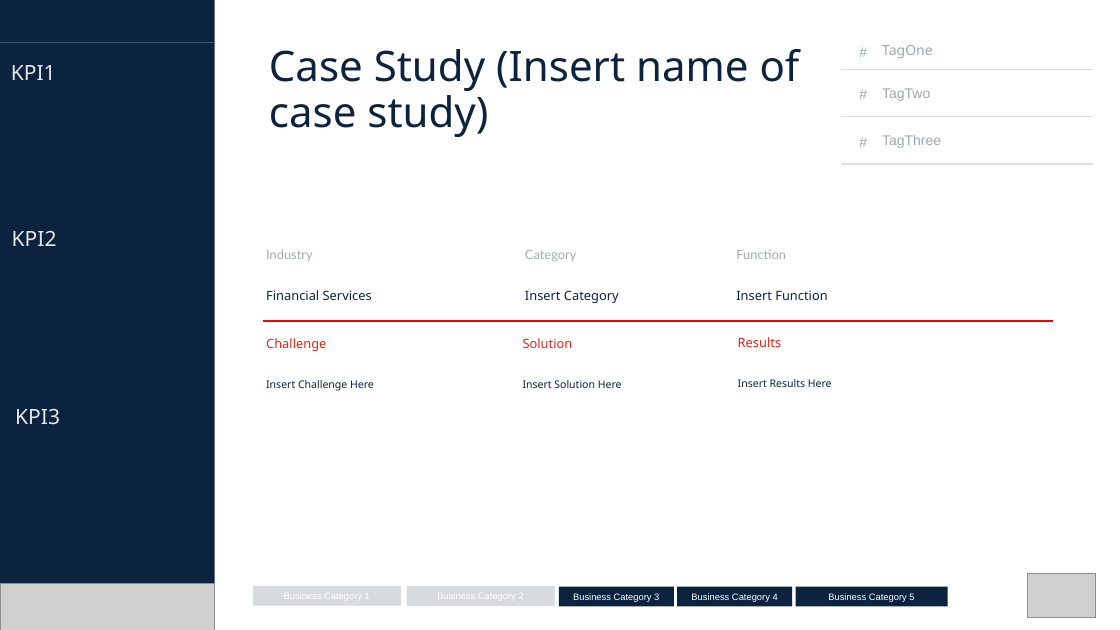
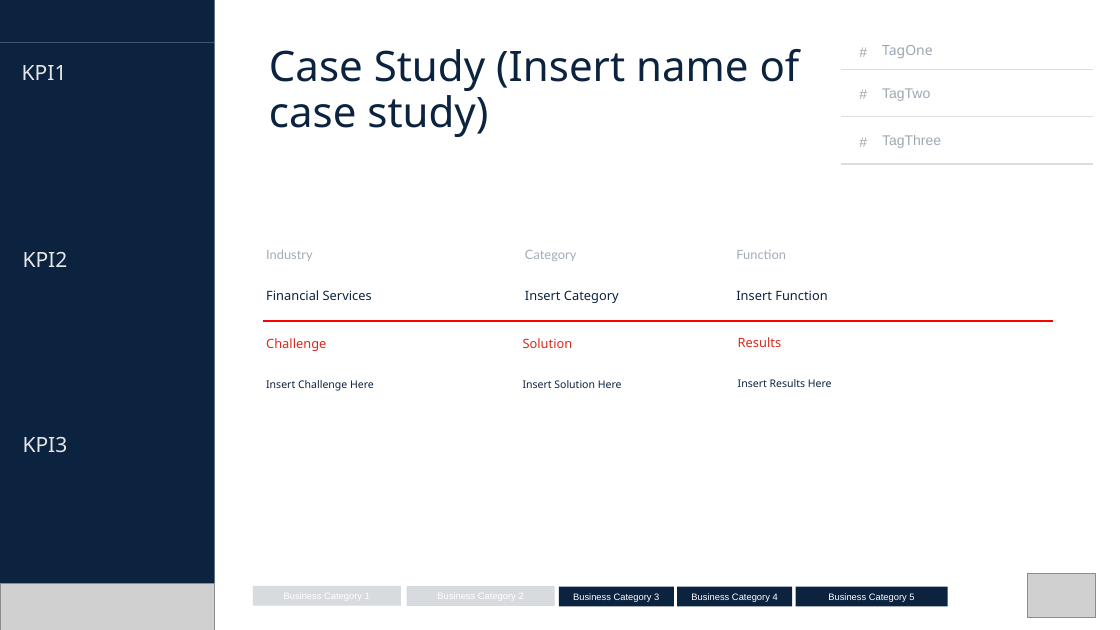
Before and after one commit to rohon95boss/bip_case_studies, a slide deck: slide 1 of templates/BIP_MCG_Case Study_Insert Case Study Name.pptx. Drawn at 1120x630 pixels with LibreOffice and Linux fonts; fonts in the diff are those of the drawing; grey boxes stand for pictures. Boxes give left, top, right and bottom in pixels: in the first picture for what was removed or moved away, otherwise in the second. Text is boxed around its words. In the diff, an @@ line names an element or a change of style, - is before the commit and + after.

Commit message:
Update: refreshed PPT template for case study automation

```diff
--- a/templates/BIP_MCG_Case Study_Insert Case Study Name.pptx
+++ b/templates/BIP_MCG_Case Study_Insert Case Study Name.pptx
@@ text "KPI1": place and size @@
-text "KPI1" at (11, 65, 56, 80)
+text "KPI1" at (22, 65, 67, 80)
@@ text "KPI2": place and size @@
-text "KPI2" at (12, 231, 57, 246)
+text "KPI2" at (23, 252, 68, 267)
@@ text "KPI3": place and size @@
-text "KPI3" at (15, 409, 60, 424)
+text "KPI3" at (23, 437, 68, 452)
```
